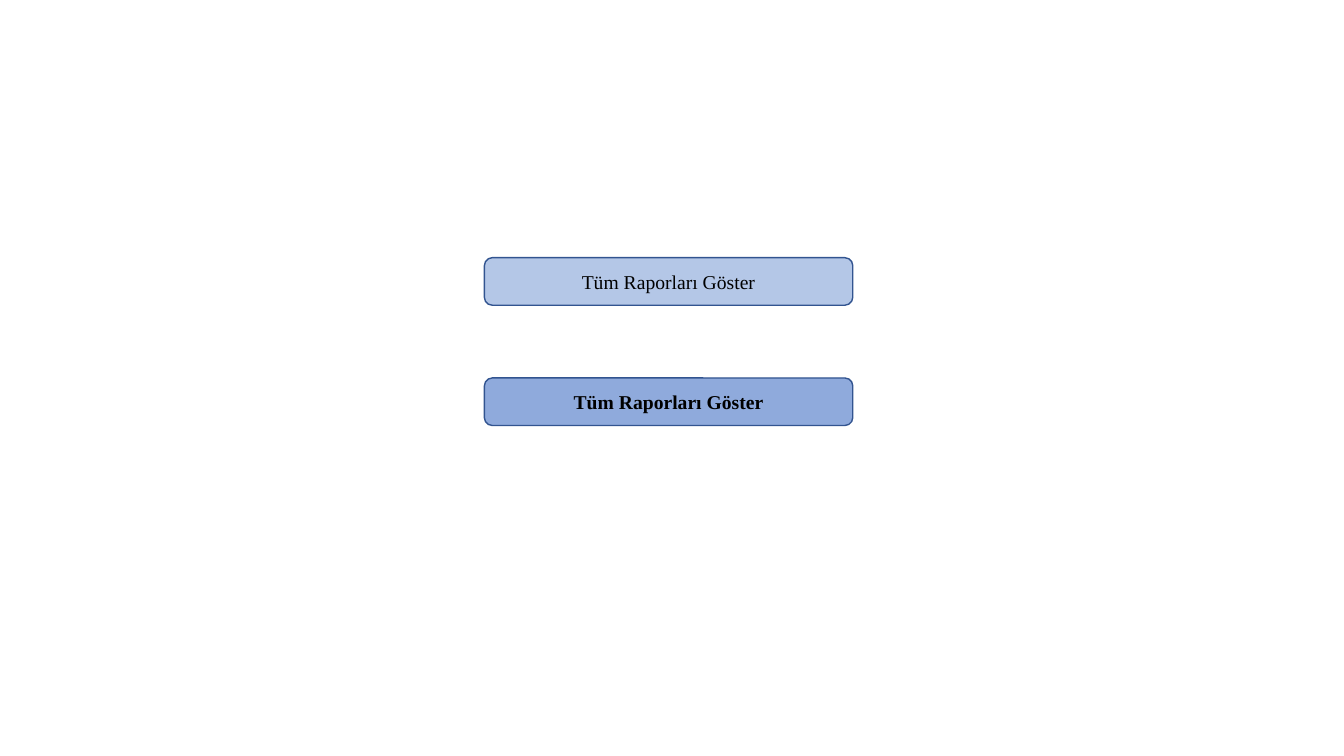
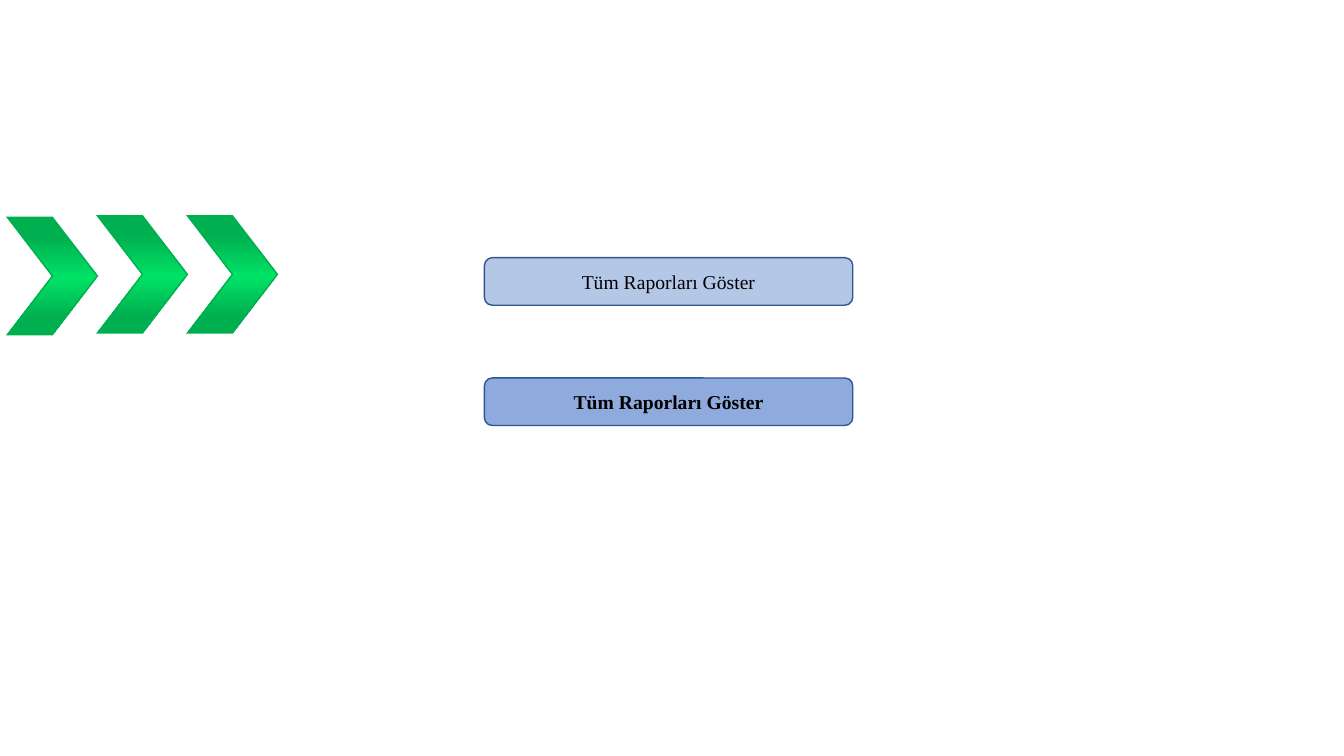
Before and after one commit to Baraaalsaleh/INF202, a slide deck: slide 2 of Images/something.pptx. Drawn at 1344x756 pixels with LibreOffice and Linux fonts; fonts in the diff are those of the drawing. Boxes give left, top, right and bottom in pixels: in the first picture for what was removed or moved away, otherwise in the second. Text is boxed around its words. In the diff, an @@ line names an element or a change of style, - is before the commit and + after.

```diff
--- a/Images/something.pptx
+++ b/Images/something.pptx
@@ chevron added at bbox=[7, 218, 97, 335], fill gradient #00B050 to #00E266, outline #00B050 1 pt @@
@@ chevron added at bbox=[98, 216, 188, 333], fill gradient #00B050 to #00E266, outline #00B050 1 pt @@
@@ chevron added at bbox=[188, 216, 277, 333], fill gradient #00B050 to #00E266, outline #00B050 1 pt @@
```
Also in this commit, not shown: 1 slide added, 1 slide removed, 38 other files.
